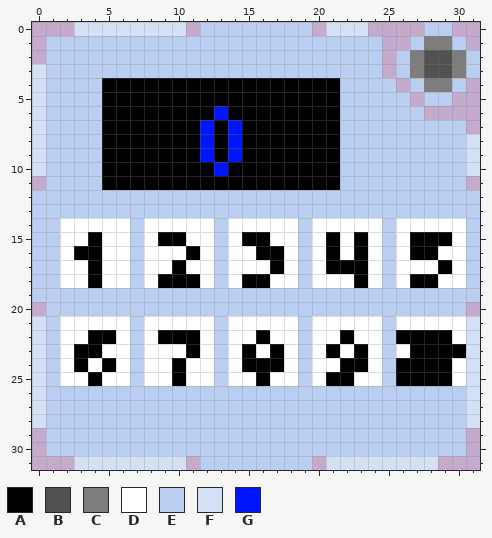
File history of a pixel-art sprite, Icons/Base-1.png. Above: the version before the commit.
The file is 32x32 pixels. Colours within 5 levels of each other are drawn and written as one.
Palette (. is transparent): A #000000  B #515151  C #7d7d7d  D #ffffff  E #b9cef0  F #d3e0f5  G #0014fd
Pixels before, first column x 0:
 0 ...FFFFFFFF.EEEEEEEE.FFF....EE..
 1 .EEEEEEEEEEEEEEEEEEEEEEEE..ECCE.
 2 .EEEEEEEEEEEEEEEEEEEEEEEE.ECBBCE
 3 FEEEEEEEEEEEEEEEEEEEEEEEE.ECBBCE
 4 FEEEEAAAAAAAAAAAAAAAAAEEEE.ECCE.
 5 FEEEEAAAAAAAAAAAAAAAAAEEEEE.EE..
 6 FEEEEAAAAAAAAGAAAAAAAAEEEEEE....
 7 FEEEEAAAAAAAGAGAAAAAAAEEEEEEEEE.
 8 FEEEEAAAAAAAGAGAAAAAAAEEEEEEEEEF
 9 FEEEEAAAAAAAGAGAAAAAAAEEEEEEEEEF
10 FEEEEAAAAAAAAGAAAAAAAAEEEEEEEEEF
11 .EEEEAAAAAAAAAAAAAAAAAEEEEEEEEE.
12 EEEEEEEEEEEEEEEEEEEEEEEEEEEEEEEE
13 EEEEEEEEEEEEEEEEEEEEEEEEEEEEEEEE
14 EEDDDDDEDDDDDEDDDDDEDDDDDEDDDDDE
15 EEDDADDEDAADDEDAADDEDADADEDAAADE
16 EEDAADDEDDDADEDDAADEDADADEDAADDE
17 EEDDADDEDDADDEDDDADEDAAADEDDDADE
18 EEDDADDEDAAADEDAADDEDDDADEDAADDE
19 EEEEEEEEEEEEEEEEEEEEEEEEEEEEEEEE
20 .EEEEEEEEEEEEEEEEEEEEEEEEEEEEEE.
21 FEDDDDDEDDDDDEDDDDDEDDDDDEDDDDDF
22 FEDDAADEDAAADEDDADDEDDADDEAAAADF
23 FEDAADDEDDDADEDADADEDADADEDAAAAF
24 FEDADADEDDADDEDAAADEDDAADEAAAADF
25 FEDDADDEDDADDEDDADDEDAADDEAAAADF
26 FEEEEEEEEEEEEEEEEEEEEEEEEEEEEEEF
27 FEEEEEEEEEEEEEEEEEEEEEEEEEEEEEEF
28 FEEEEEEEEEEEEEEEEEEEEEEEEEEEEEEF
29 .EEEEEEEEEEEEEEEEEEEEEEEEEEEEEE.
30 .EEEEEEEEEEEEEEEEEEEEEEEEEEEEEE.
31 ...FFFFFFFF.EEEEEEEE.FFFFFFFF...
Once edited:
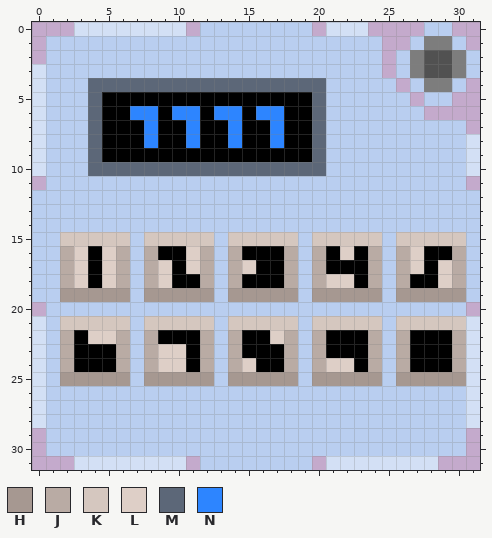
Colours new in this view: H #a69891  J #b9aba4  K #d5c7bf  L #decfc7  M #5c6778  N #2d85ff
Change:
Changed rows in their new state; - is an unchanged pixel.
first column x 2:
 4 --MMMMMMMMMMMMMMMMME---------
 5 --M---------------ME---------
 6 --M--NN-NN-NN-NN--ME---------
 7 --M---N--NA-N--N--ME---------
 8 --M---N--NA-N--N--ME---------
 9 --M-------A-A-----ME---------
10 --MMMMMMMMMMMMMMMMME---------
11 ---EEEEEEEEEEEEEEEEE---------
14 EEEEE-EEEEE-EEEEE-EEEEE-EEEEE
15 KKKKK-KKKKK-KKKKK-KKKKK-KKKKK
16 JL-LJ-JAALJ-JA--J-J-L-J-JL-AJ
17 JL-LJ-JL-LJ-JLA-J-J---J-JLALJ
18 JL-LJ-JL--J-J--AJ-JLL-J-J--LJ
19 HHHHH-HHHHH-HHHHH-HHHHH-HHHHH
21 KKKKK-KKKKK-KKKKK-KKKKK-KKKKK
22 JALLJ-J---J-JA-LJ-JA-AJ-J---J
23 J--AJ-JLL-J-J-A-J-J-A-J-J---J
24 J-A-J-JLLAJ-JL--J-JLL-J-J---J
25 HHHHH-HHHHH-HHHHH-HHHHH-HHHHH
Boxes around the changes in both pictures, in picture pixels (x1, y1, x2, y2):
changed: (60, 78, 466, 386)
